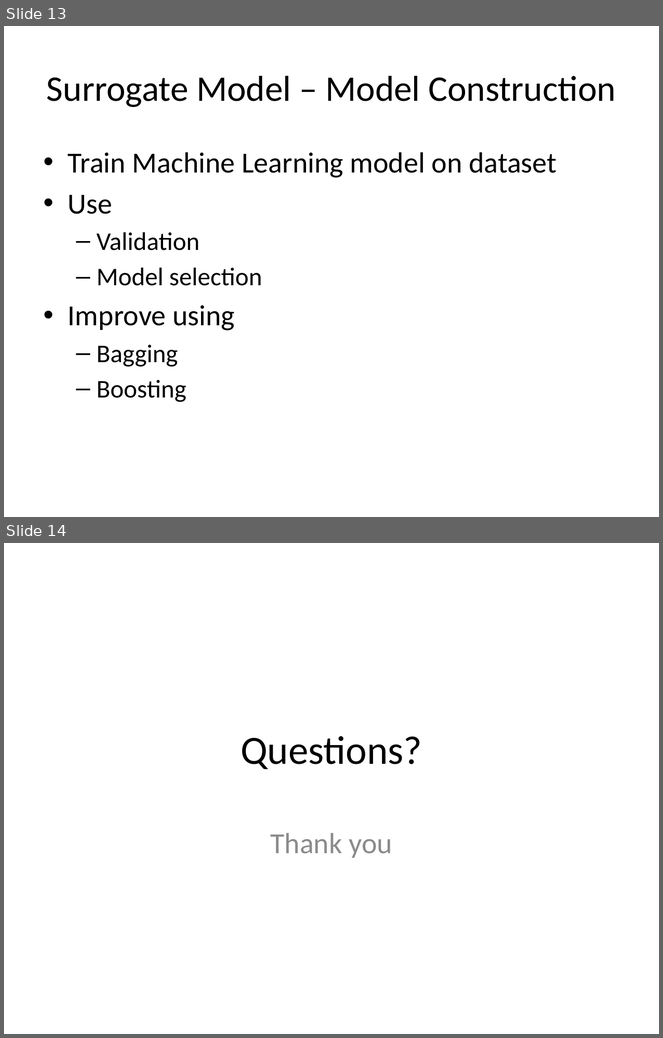
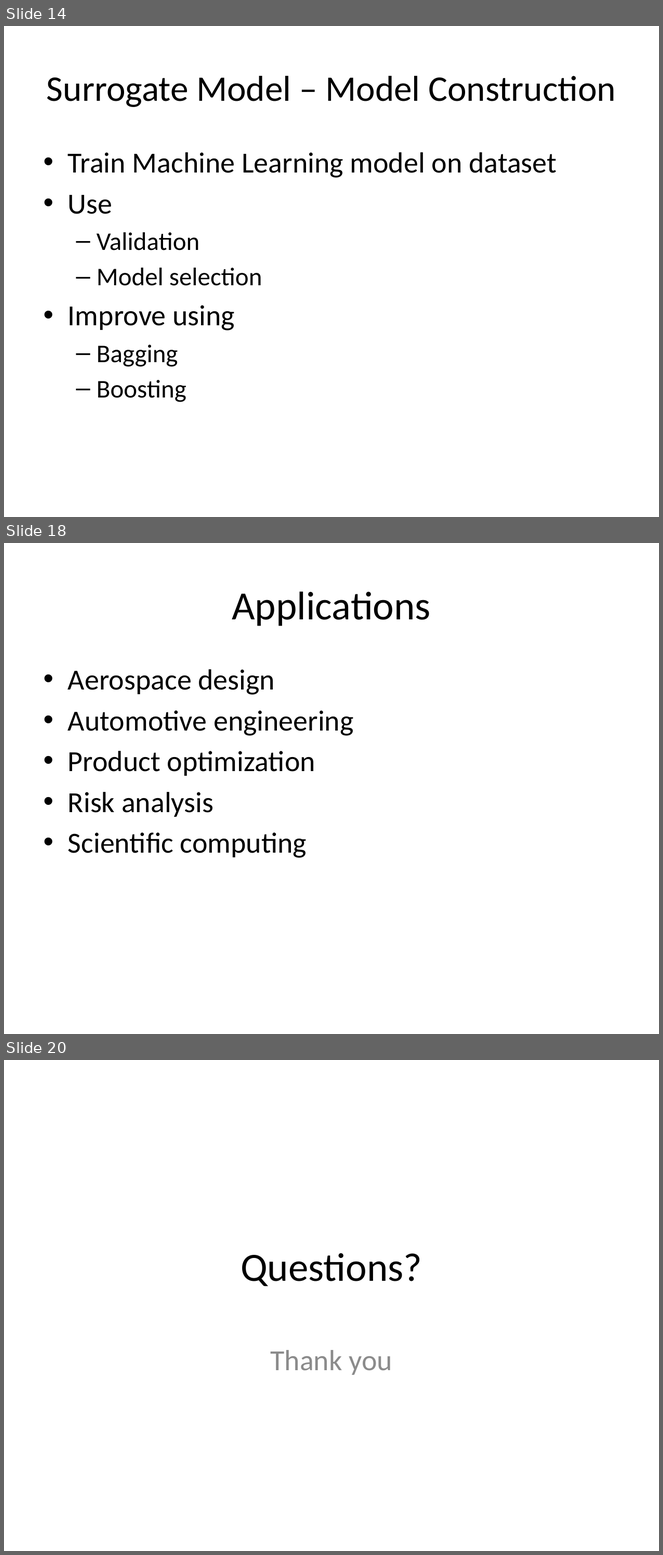
Before and after one commit to look4pritam/SurrogateModel, a slide deck: Presentations/SurrogateModel.pptx. Shown one above the other, each under a label of ours: slides 13 and 14 before the commit, slides 14, 18 and 20 after it; the slides between them are not shown. The pictures are 663x1038 and 663x1555 pixels, drawn with LibreOffice and Linux fonts; fonts in the diff are those of the drawing. Boxes give left, top, right and bottom in pixels: in the first picture for what was removed or moved away, otherwise in the second. Text is boxed around its words. In the diff, an @@ line names an element or a change of style, - is before the commit and + after.

```diff
--- a/Presentations/SurrogateModel.pptx
+++ b/Presentations/SurrogateModel.pptx
@@ slide 18 added at [4,543,659,1034], background #FFFFFF @@
@@ title added at [232,591,431,626], 44 pt, text #000000 @@
+Applications
@@ text added at [68,669,353,858], 32 pt, text #000000 @@
+• Aerospace design
+• Automotive engineering
+• Product optimization
+• Risk analysis
+• Scientific computing
@@ what was slide 13 is now slide 14 @@
@@ what was slide 14 is now slide 20 @@
```
Also in this commit, not shown: 7 slides changed, 5 other slides added.
